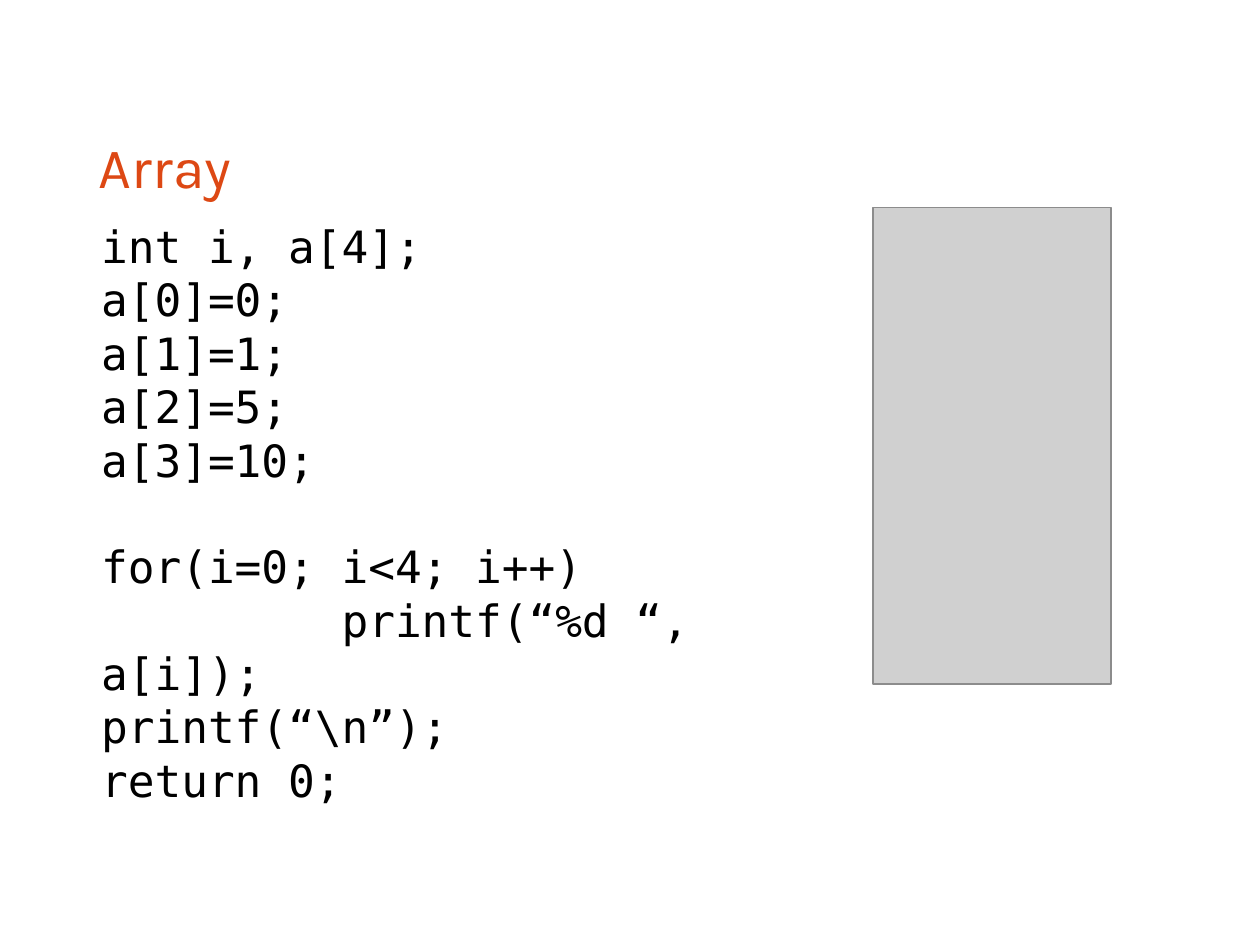
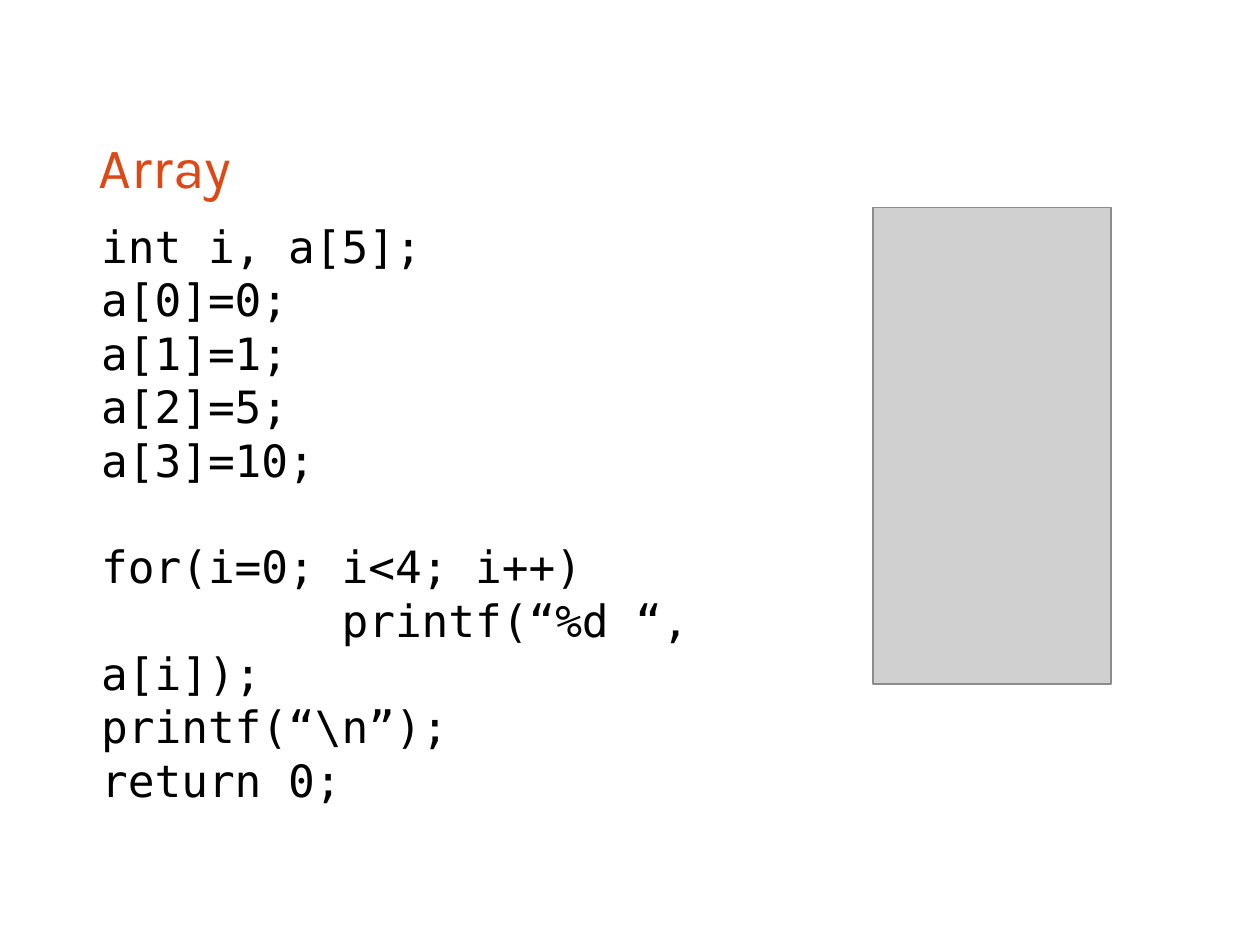
Before and after one commit to bagustris/prokom-tf, a slide deck: slide 9 of prokom4.odp. Drawn at 1260x945 pixels with LibreOffice and Linux fonts; fonts in the diff are those of the drawing; grey boxes stand for pictures. Boxes give left, top, right and bottom in pixels: in the first picture for what was removed or moved away, otherwise in the second. Text is boxed around its words. In the diff, an @@ line names an element or a change of style, - is before the commit and + after.

```diff
--- a/prokom4.odp
+++ b/prokom4.odp
@@ text at [101,229,422,270]: text changed @@
-int i, a[4];
+int i, a[5];
```
Also in this commit, not shown: 3 other slides changed.
